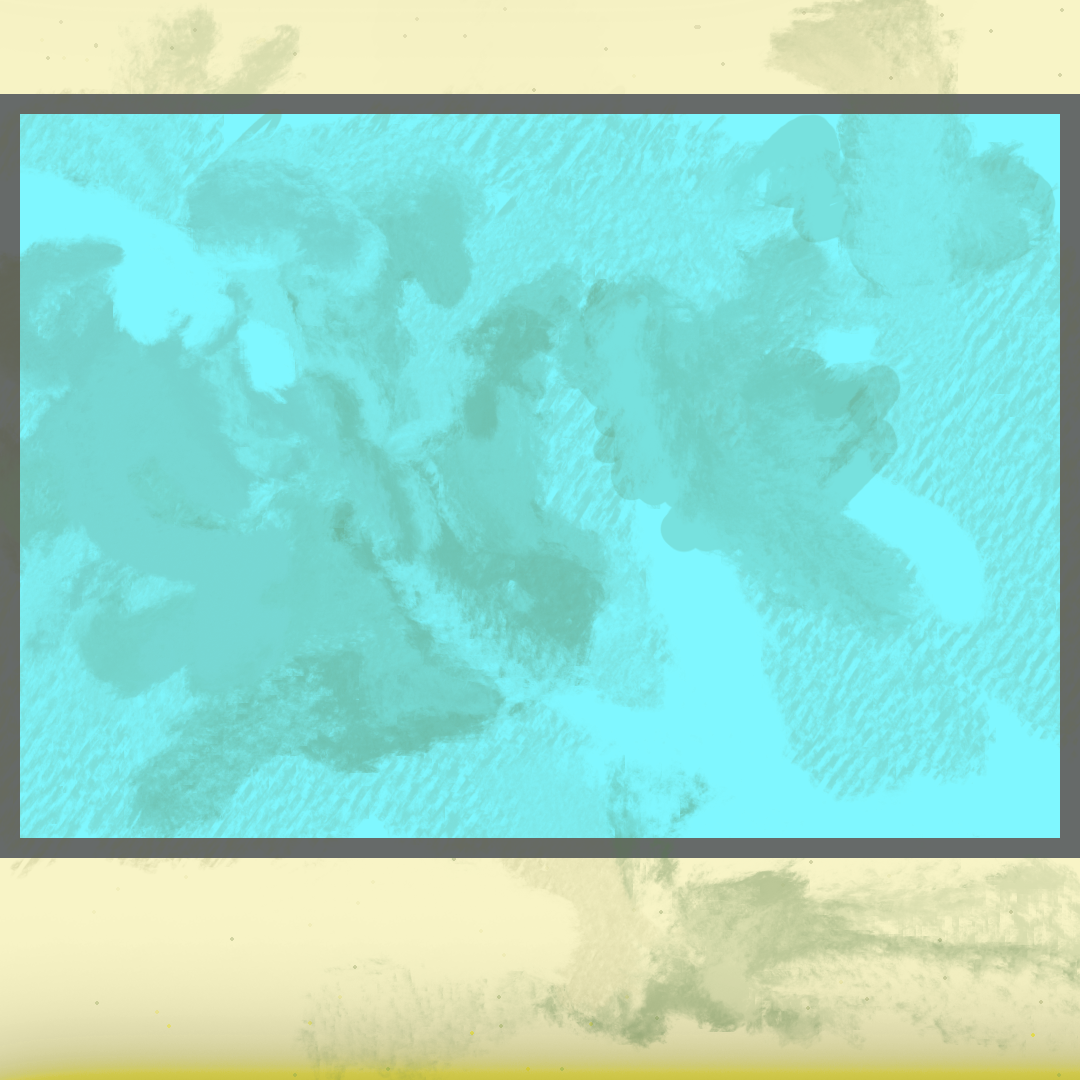
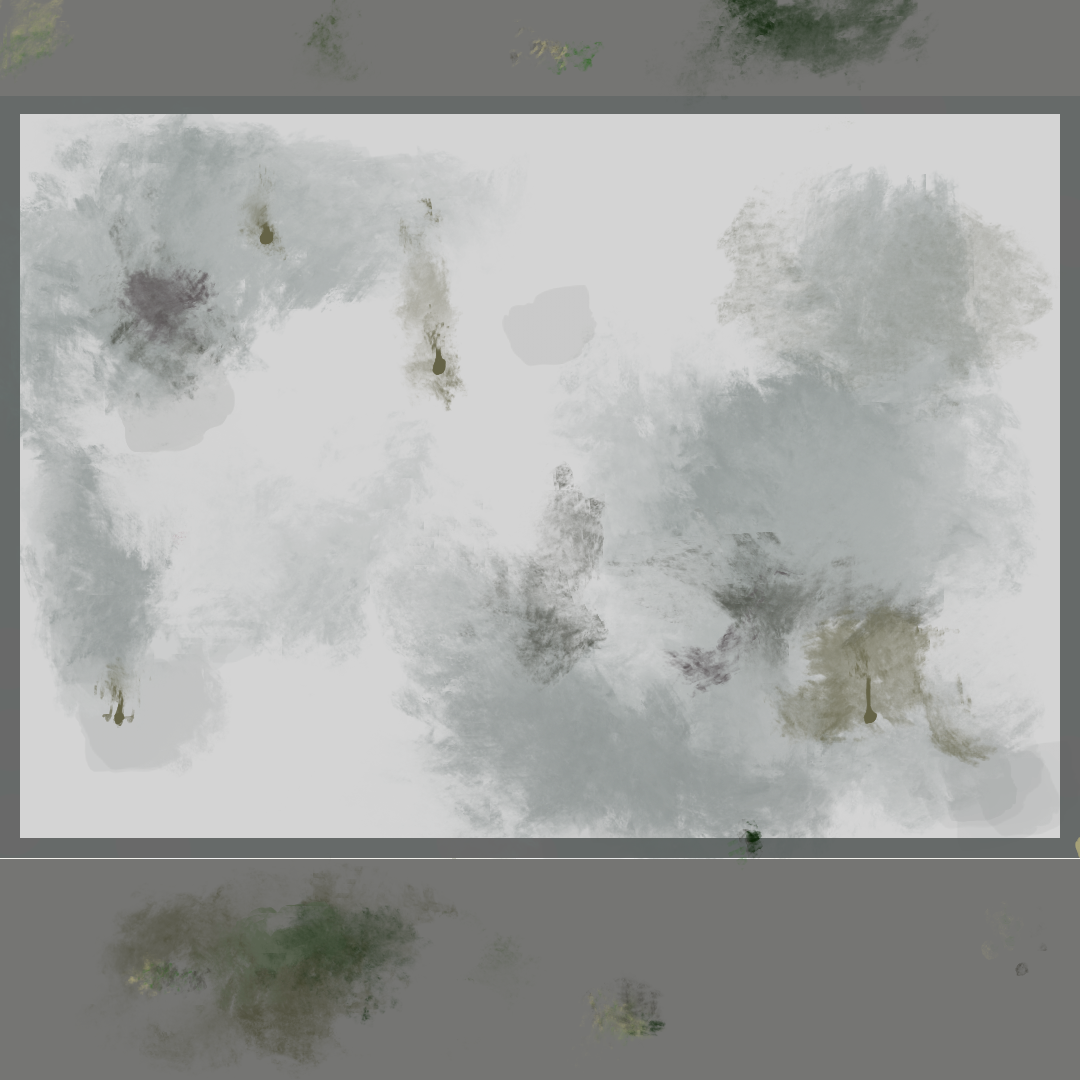
The second w=1080, h=1080 image is a revision of the first. Changes to its layers:
added layer "Слой 6" above "Слой 5" over (0, 0, 1080, 1080)
added layer "Слой 5" above "Слой 4" over (69, 0, 935, 1080)
added layer "Слой 4" above "Слой 3" over (0, 0, 1080, 1080)
added layer "Слой 3" above "Слой 2" over (92, 56, 999, 769)
added layer "Слой 2" above "Слой 1" over (114, 160, 1077, 815)
painted on "Слой 1" over (0, 0, 1080, 1080)
painted on "wall" over (0, 0, 1080, 1080)
